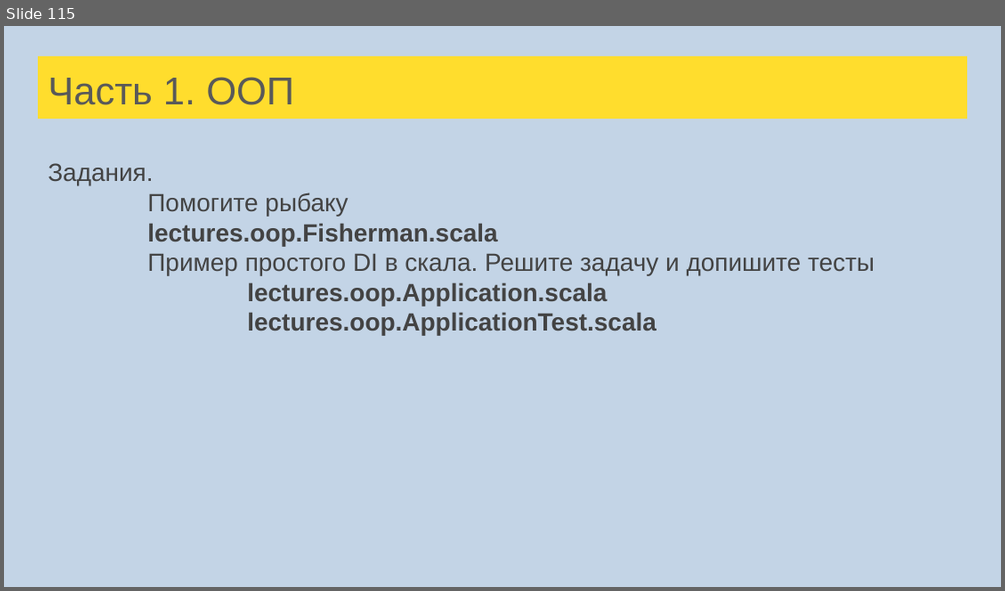
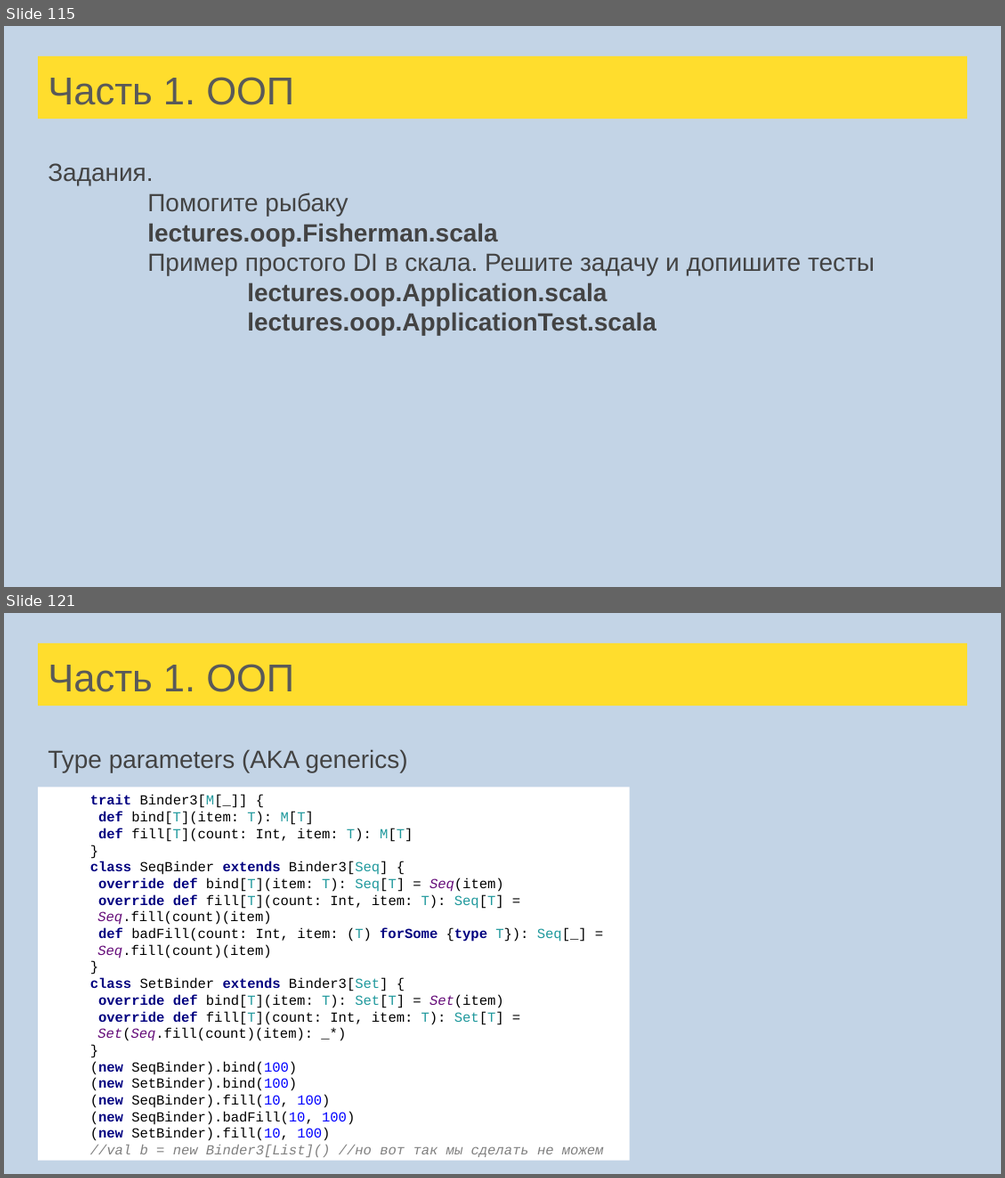
Before and after one commit to tralfamadore/ScalaLectures, a slide deck: src/main/resources/Лекции Scala для FinTech.pptx. Shown one above the other, each under a label of ours: slide 115 before the commit, slides 115 and 121 after it; the slides between them are not shown. The pictures are 1005x591 and 1005x1178 pixels, drawn with LibreOffice and Linux fonts; fonts in the diff are those of the drawing. Boxes give left, top, right and bottom in pixels: in the first picture for what was removed or moved away, otherwise in the second. Text is boxed around its words. In the diff, an @@ line names an element or a change of style, - is before the commit and + after.

Commit message:
Type parameters  TP examples

```diff
--- a/src/main/resources/Лекции Scala для FinTech.pptx
+++ b/src/main/resources/Лекции Scala для FinTech.pptx
@@ slide 121 added at [4,613,1001,1174], background #C3D4E6 @@
@@ title added at [38,643,967,706], fill #FFDD2D, 28 pt, text #595959 @@
+Часть 1. ООП
@@ text added at [48,749,408,773], 18 pt, text #434343 @@
+Type parameters (AKA generics)
@@ rectangle added at [38,787,629,1160], fill #FFFFFF, 10 pt, text #000000 @@
+trait Binder3[M[_]] {
+def bind[T](item: T): M[T]
+def fill[T](count: Int, item: T): M[T]
+}
+class SeqBinder extends Binder3[Seq] {
+override def bind[T](item: T): Seq[T] = Seq(item)
+override def fill[T](count: Int, item: T): Seq[T] = Seq.fill(count)(item)
+def badFill(count: Int, item: (T) forSome {type T}): Seq[_] = Seq.fill(count)(item)
+}
+class SetBinder extends Binder3[Set] {
+override def bind[T](item: T): Set[T] = Set(item)
+override def fill[T](count: Int, item: T): Set[T] = Set(Seq.fill(count)(item): _*)
+}
+(new SeqBinder).bind(100)
+(new SetBinder).bind(100)
+(new SeqBinder).fill(10, 100)
+(new SeqBinder).badFill(10, 100)
+(new SetBinder).fill(10, 100)
+//val b = new Binder3[List]() //но вот так мы сделать не можем
```
Also in this commit, not shown: 4 slides changed, 10 other slides added, 3 other files.
